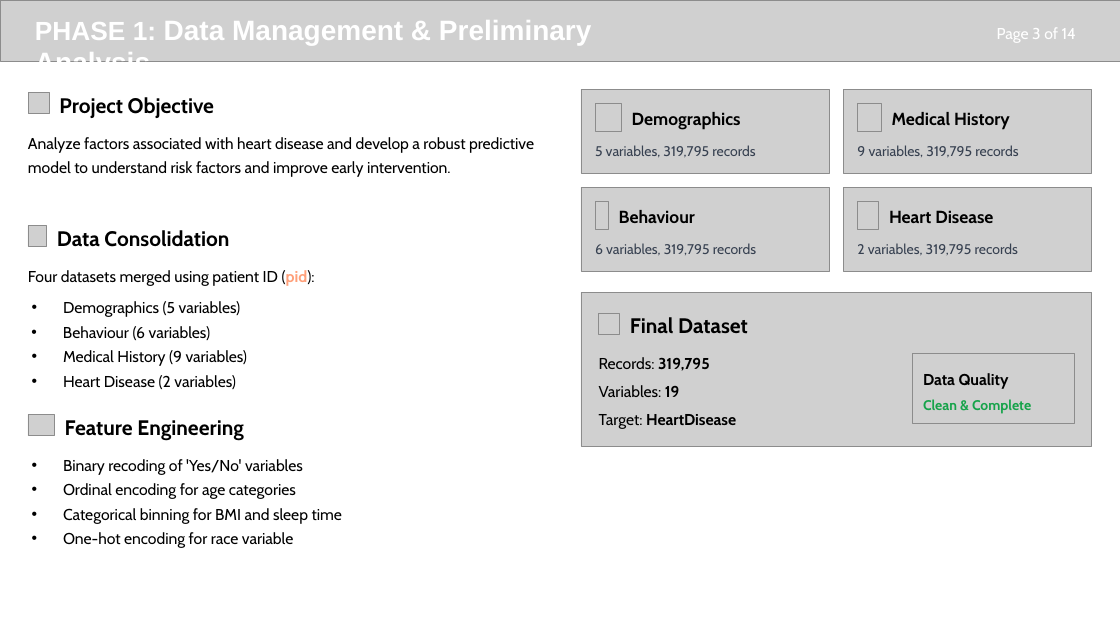
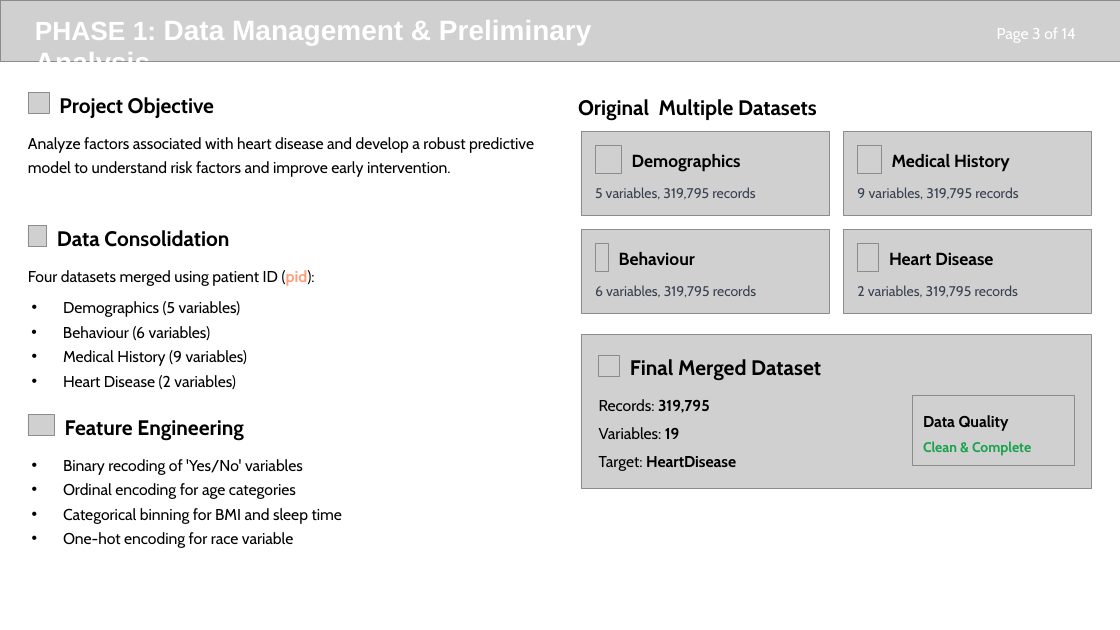
Before and after one commit to kochezz/heart-disease-prediction-BLR, a slide deck: slide 3 of reports/Heart Disease Prediction_ Data Analytics Project.pptx. Drawn at 1120x630 pixels with LibreOffice and Linux fonts; fonts in the diff are those of the drawing; grey boxes stand for pictures; background and template pictures are left out. Boxes give left, top, right and bottom in pixels: in the first picture for what was removed or moved away, otherwise in the second. Text is boxed around its words. In the diff, an @@ line names an element or a change of style, - is before the commit and + after.

```diff
--- a/reports/Heart Disease Prediction_ Data Analytics Project.pptx
+++ b/reports/Heart Disease Prediction_ Data Analytics Project.pptx
@@ text added at box(578, 99, 817, 121), 18 pt, text #000000, bold @@
+Original Multiple Datasets
@@ text at box(630, 359, 821, 381): text changed @@
-Final Dataset
+Final Merged Dataset
@@ 13 texts, 11 pictures: place and size @@
-13 texts, 11 pictures at box(581, 89, 1092, 446)
+13 texts, 11 pictures at box(581, 131, 1092, 488)
```
Also in this commit, not shown: 7 other slides changed, 1 other file.
